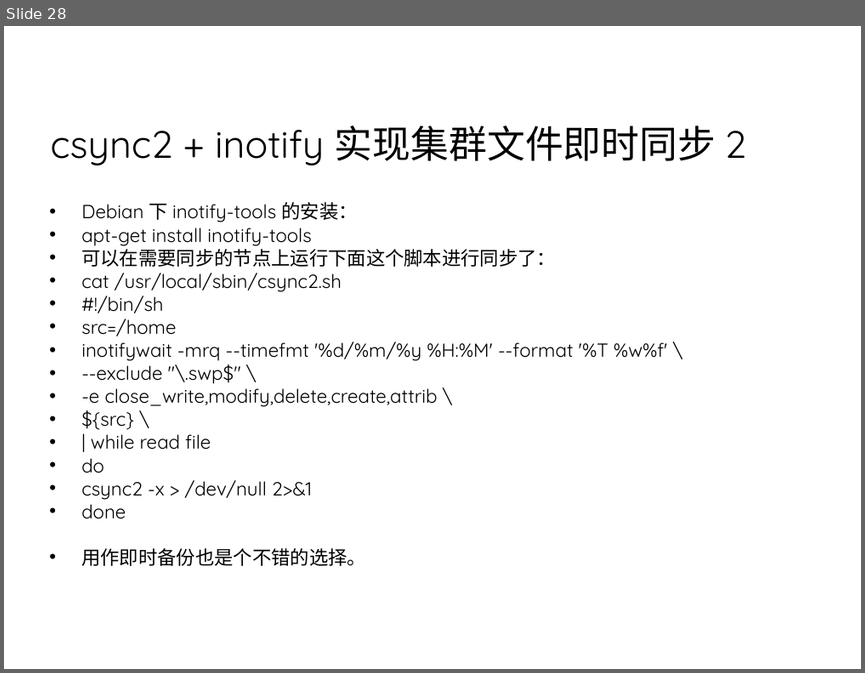
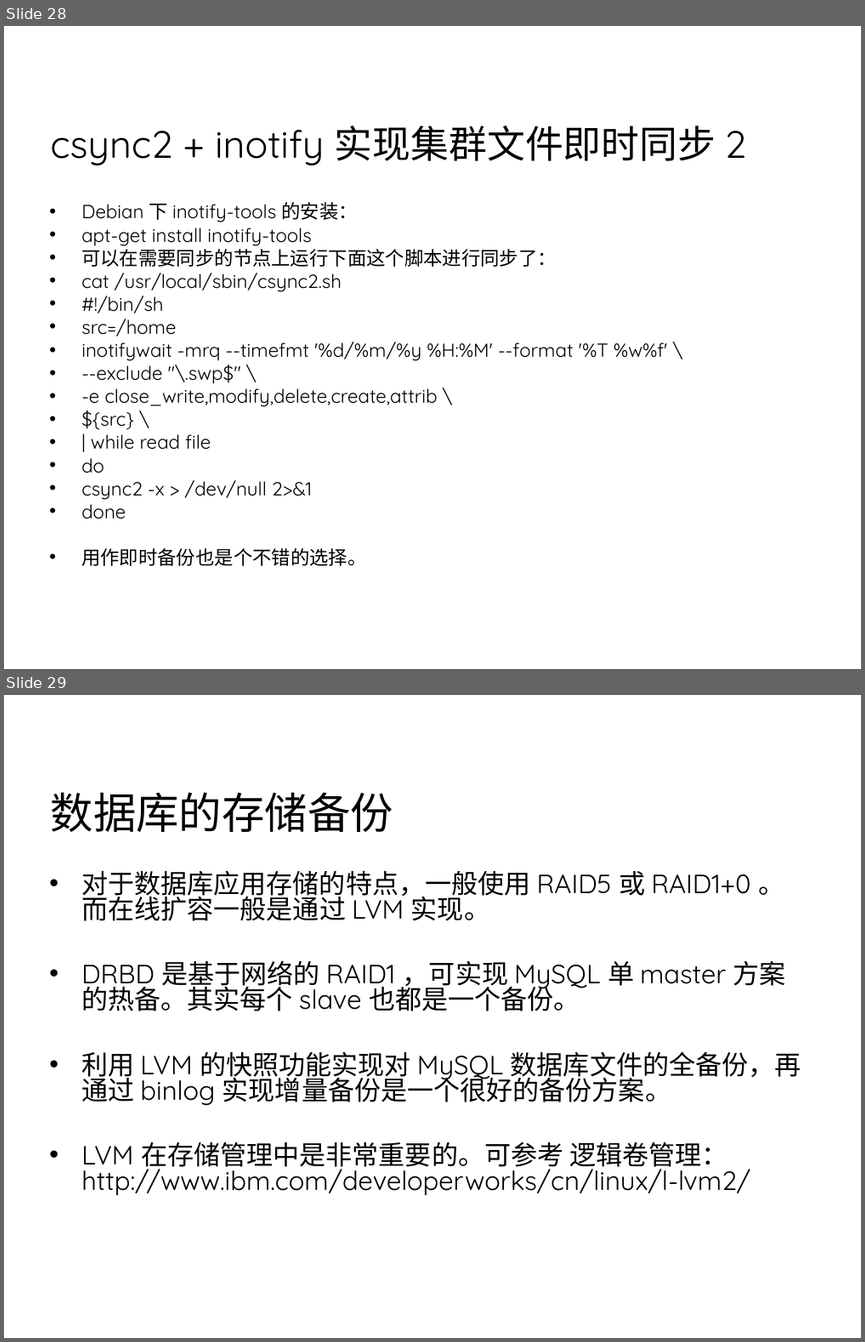
Before and after one commit to 7KjN3mHq/bluedata, a slide deck: system/01总览/架构/网站集群架构.ppt. Shown one above the other, each under a label of ours: slide 28 before the commit, slides 28 and 29 after it. The pictures are 865x673 and 865x1342 pixels, drawn with LibreOffice and Linux fonts; fonts in the diff are those of the drawing; background and template pictures are left out. Boxes give left, top, right and bottom in pixels: in the first picture for what was removed or moved away, otherwise in the second. Text is boxed around its words. In the diff, an @@ line names an element or a change of style, - is before the commit and + after.

```diff
--- a/system/01总览/架构/网站集群架构.ppt
+++ b/system/01总览/架构/网站集群架构.ppt
@@ slide 29 added at [4, 695, 861, 1338], background picture (left out) @@
@@ title added at [51, 792, 393, 832], 36 pt, text #000000 @@
+数据库的存储备份
@@ text added at [81, 870, 801, 1195], 22.2 pt, text #000000 @@
+• 对于数据库应用存储的特点，一般使用 RAID5 或 RAID1+0 。而在线扩容一般是通过 LVM 实现。
+• DRBD 是基于网络的 RAID1 ，可实现 MySQL 单 master 方案的热备。其实每个 slave 也都是一个备份。
+• 利用 LVM 的快照功能实现对 MySQL 数据库文件的全备份，再通过 binlog 实现增量备份是一个很好的备份方案。
+• LVM 在存储管理中是非常重要的。可参考 逻辑卷管理： http://www.ibm.com/developerworks/cn/linux/l-lvm2/
```
Also in this commit, not shown: 4 slides changed, 5 other slides added, 5 other files.
